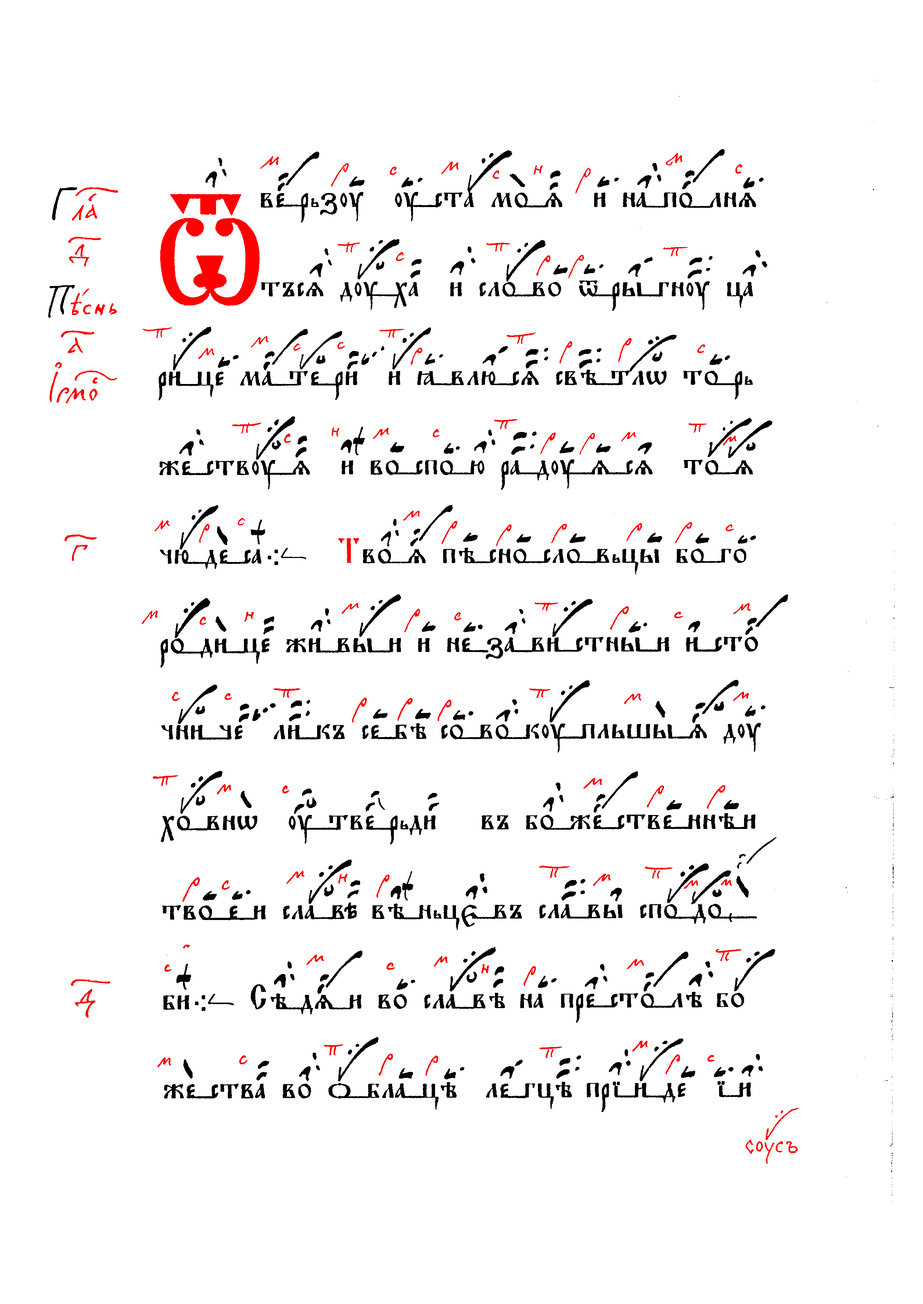
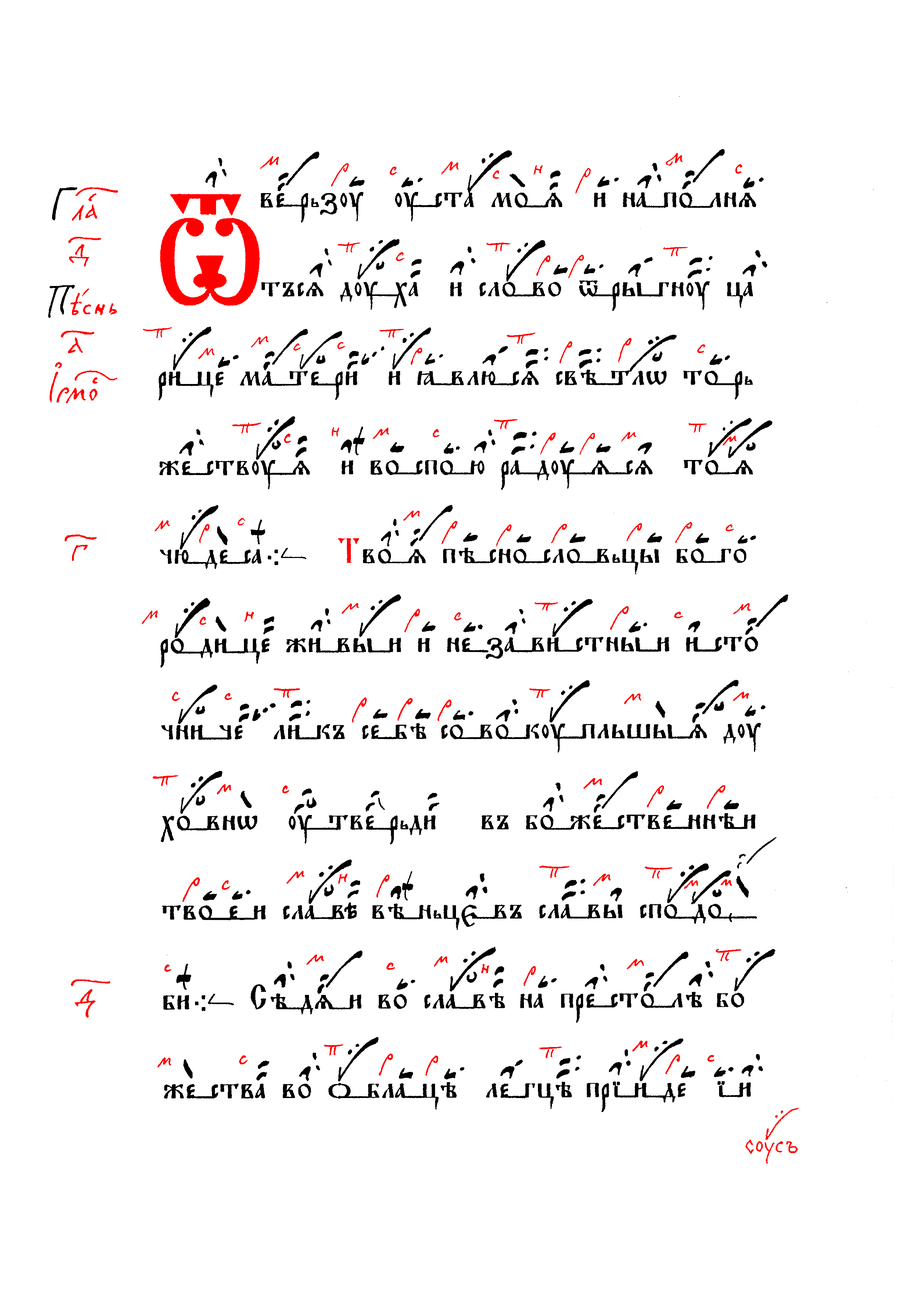
Comparing the layer stacks of the two 923px x 1304px images. Changes:
painted on "Червила" over (182, 944, 190, 949)
painted on "Чернила" over (825, 80, 895, 1202)
